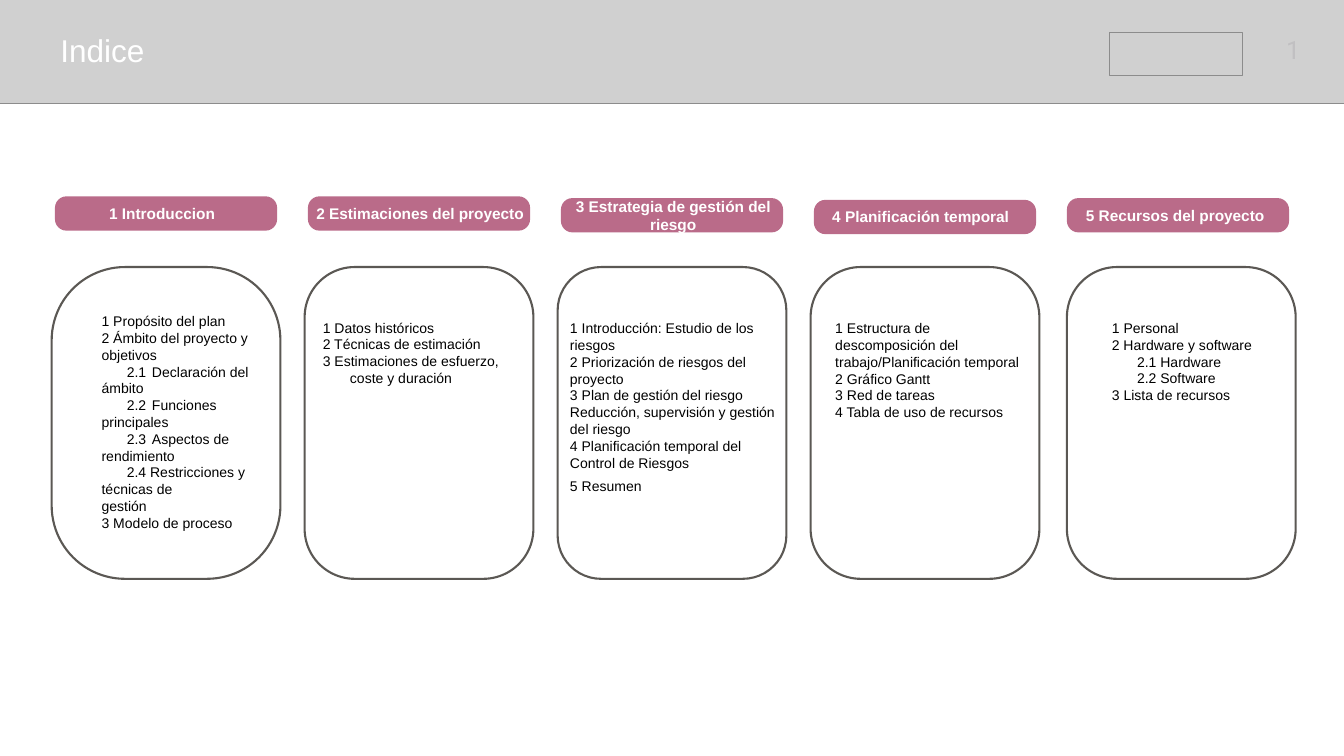
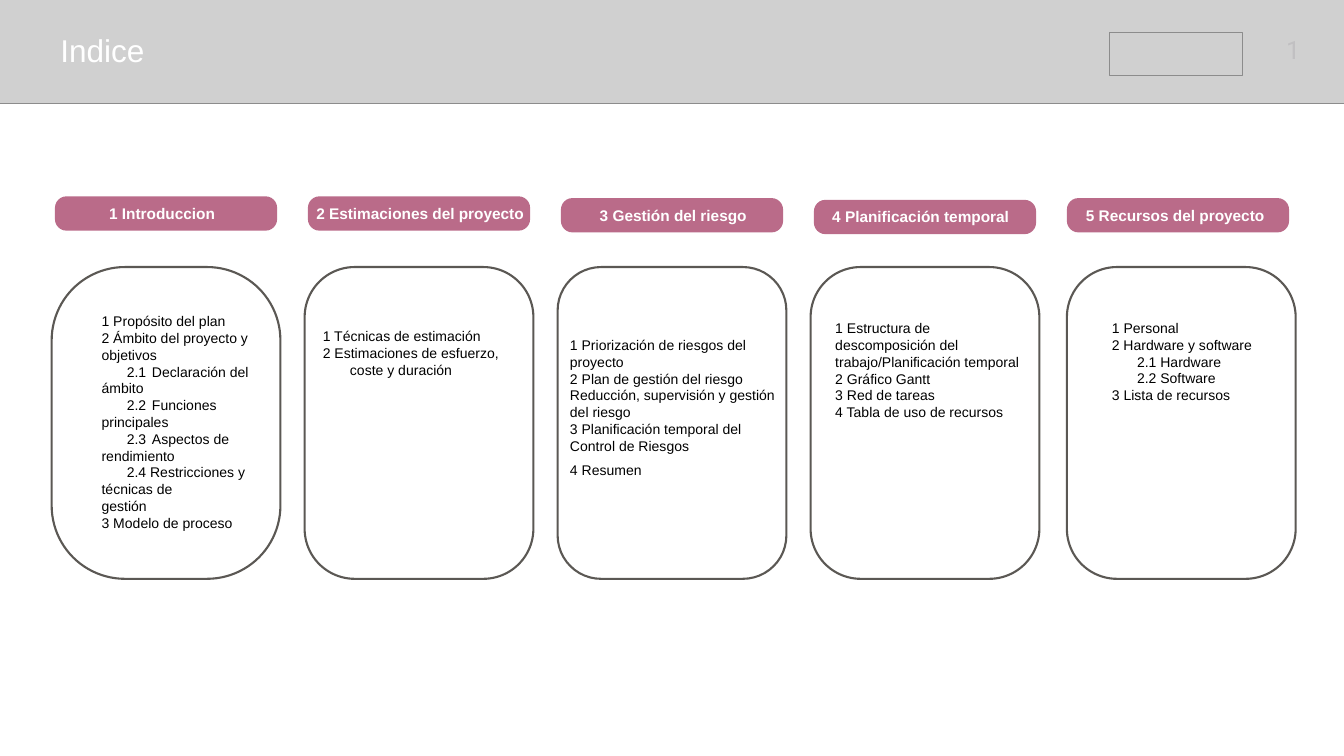
Before and after one commit to samusolo/iDoctor, a slide deck: slide 2 of Plan de proyecto.pptx. Drawn at 1344x756 pixels with LibreOffice and Linux fonts; fonts in the diff are those of the drawing; grey boxes stand for pictures. Boxes give left, top, right and bottom in pixels: in the first picture for what was removed or moved away, otherwise in the second. Text is boxed around its words. In the diff, an @@ line names an element or a change of style, - is before the commit and + after.

Commit message:
Power Point Plan de Proyecto

```diff
--- a/Plan de proyecto.pptx
+++ b/Plan de proyecto.pptx
@@ text at box(600, 209, 746, 224): text changed @@
-3 Estrategia de gestión del riesgo
+3 Gestión del riesgo
@@ text at box(323, 330, 499, 378): text changed @@
-1 Datos históricos
-2 Técnicas de estimación
-3 Estimaciones de esfuerzo, coste y duración
+1 Técnicas de estimación
+2 Estimaciones de esfuerzo, coste y duración
@@ text at box(570, 339, 775, 475): text changed @@
-1 Introducción: Estudio de los riesgos
-2 Priorización de riesgos del proyecto
-3 Plan de gestión del riesgo Reducción, supervisión y gestión del riesgo
-4 Planificación temporal del Control de Riesgos
-5 Resumen
+1 Priorización de riesgos del proyecto
+2 Plan de gestión del riesgo Reducción, supervisión y gestión del riesgo
+3 Planificación temporal del Control de Riesgos
+4 Resumen
```
Also in this commit, not shown: 5 other slides changed, 1 slide added, 1 slide removed.
